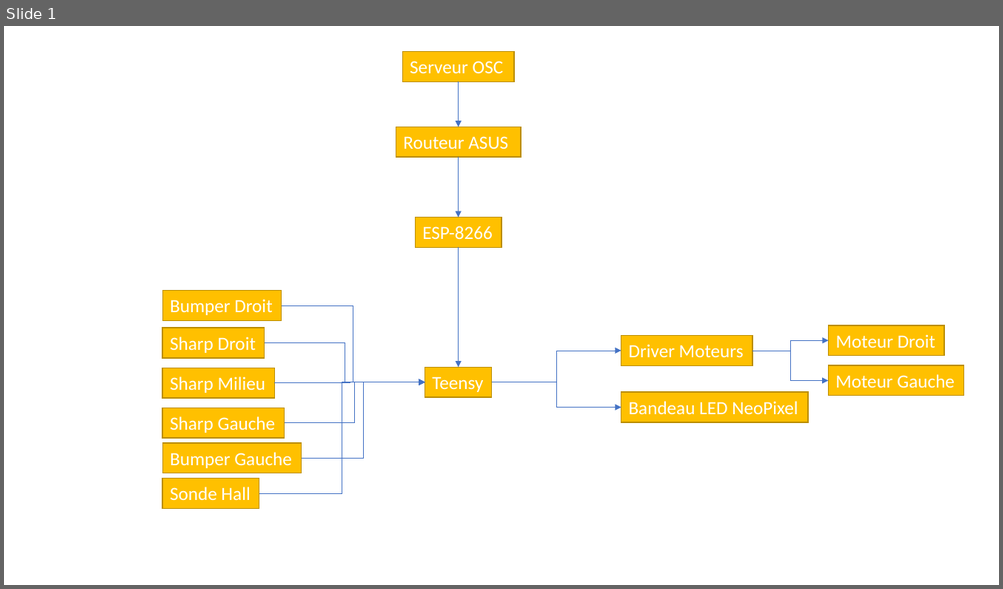
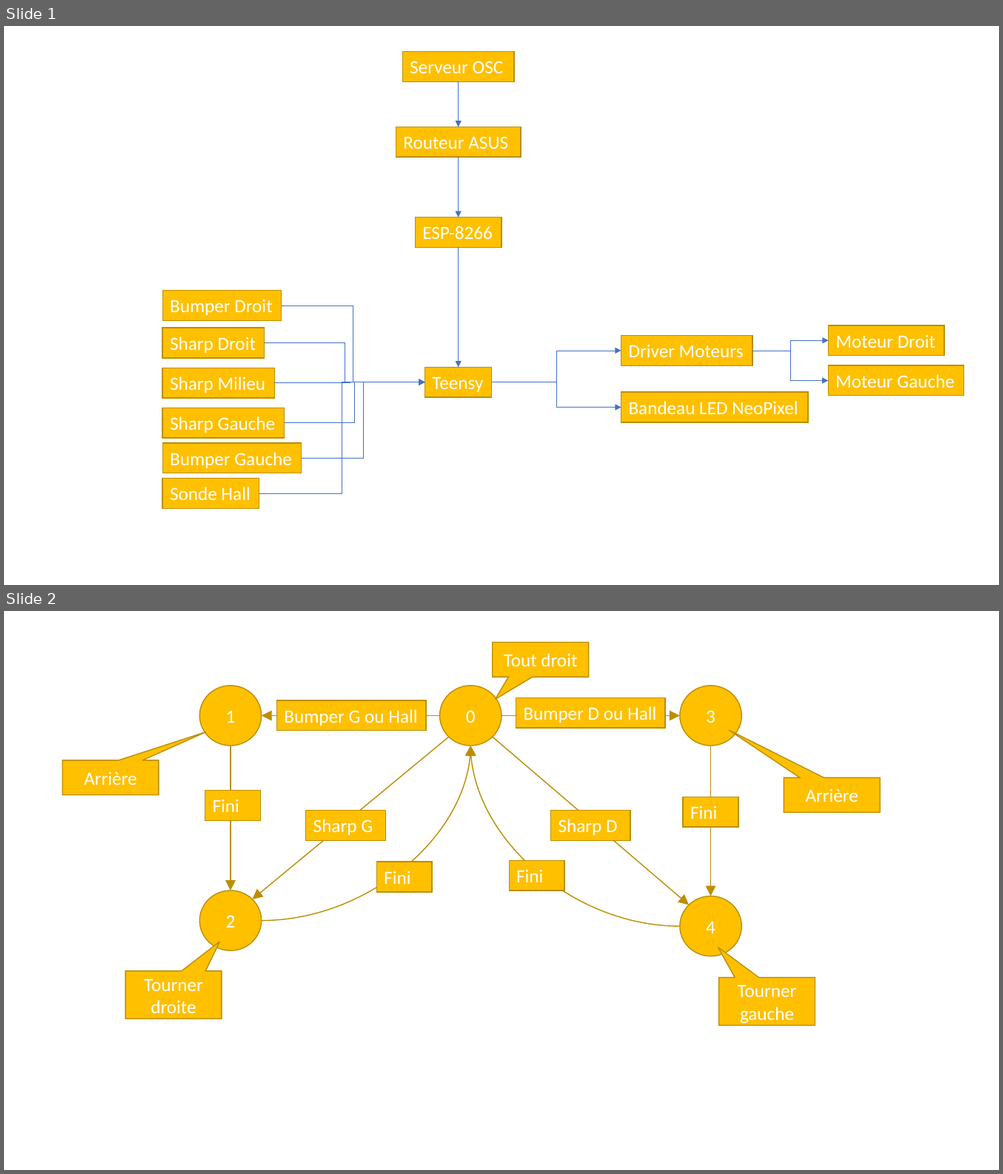
Before and after one commit to ThotAlion/Sniper, a slide deck: documentation/schema archi.pptx. Shown one above the other, each under a label of ours: slide 1 before the commit, slides 1 and 2 after it. The pictures are 1003x589 and 1003x1174 pixels, drawn with LibreOffice and Linux fonts; fonts in the diff are those of the drawing. Boxes give left, top, right and bottom in pixels: in the first picture for what was removed or moved away, otherwise in the second. Text is boxed around its words. In the diff, an @@ line names an element or a change of style, - is before the commit and + after.

```diff
--- a/documentation/schema archi.pptx
+++ b/documentation/schema archi.pptx
@@ slide 2 added at <box>4,611,999,1170</box>, background #FFFFFF @@
@@ speech box added at <box>492,642,589,677</box>, fill #FFC000, outline #BD8E00 1 pt, 18 pt, text #FFFFFF @@
+Tout droit
@@ ellipse added at <box>199,686,262,746</box>, fill #FFC000, outline #BD8E00 1 pt, 18 pt, text #FFFFFF @@
+1
@@ ellipse added at <box>440,686,502,746</box>, fill #FFC000, outline #BD8E00 1 pt, 18 pt, text #FFFFFF @@
+0
@@ rectangle added at <box>516,698,665,728</box>, fill #FFC000, outline #BD8E00 1 pt, 18 pt, text #FFFFFF @@
+Bumper D ou Hall
@@ ellipse added at <box>680,686,742,746</box>, fill #FFC000, outline #BD8E00 1 pt, 18 pt, text #FFFFFF @@
+3
@@ arrow added from (440, 715) to (262, 715), #BD8E00 1 pt @@
@@ rectangle added at <box>277,701,427,730</box>, fill #FFC000, outline #BD8E00 1 pt, 18 pt, text #FFFFFF @@
+Bumper G ou Hall
@@ arrow added from (502, 715) to (680, 715), #BD8E00 1 pt @@
@@ arrow added from (449, 737) to (253, 900), #BD8E00 1 pt @@
@@ arrow added from (492, 737) to (689, 905), #BD8E00 1 pt @@
@@ speech box added at <box>62,760,159,795</box>, fill #FFC000, outline #BD8E00 1 pt, 18 pt, text #FFFFFF @@
+Arrière
@@ arrow added from (231, 746) to (231, 891), #BD8E00 1 pt @@
@@ curved arrow added from (262, 920) to (470, 746), #BD8E00 1 pt @@
@@ curved arrow added from (680, 926) to (470, 746), #BD8E00 1 pt @@
@@ arrow added from (711, 746) to (711, 897), #BD8E00 1 pt @@
@@ speech box added at <box>784,778,880,812</box>, fill #FFC000, outline #BD8E00 1 pt, 18 pt, text #FFFFFF @@
+Arrière
@@ rectangle added at <box>205,791,261,820</box>, fill #FFC000, outline #BD8E00 1 pt, 18 pt, text #FFFFFF @@
+Fini
@@ rectangle added at <box>306,810,386,841</box>, fill #FFC000, outline #BD8E00 1 pt, 18 pt, text #FFFFFF @@
+Sharp G
@@ rectangle added at <box>551,810,631,841</box>, fill #FFC000, outline #BD8E00 1 pt, 18 pt, text #FFFFFF @@
+Sharp D
@@ rectangle added at <box>683,797,738,826</box>, fill #FFC000, outline #BD8E00 1 pt, 18 pt, text #FFFFFF @@
+Fini
@@ rectangle added at <box>376,863,432,892</box>, fill #FFC000, outline #BD8E00 1 pt, 18 pt, text #FFFFFF @@
+Fini
@@ rectangle added at <box>509,861,564,891</box>, fill #FFC000, outline #BD8E00 1 pt, 18 pt, text #FFFFFF @@
+Fini
@@ ellipse added at <box>199,891,262,951</box>, fill #FFC000, outline #BD8E00 1 pt, 18 pt, text #FFFFFF @@
+2
@@ ellipse added at <box>680,897,742,957</box>, fill #FFC000, outline #BD8E00 1 pt, 18 pt, text #FFFFFF @@
+4
@@ speech box added at <box>125,971,222,1019</box>, fill #FFC000, outline #BD8E00 1 pt, 18 pt, text #FFFFFF @@
+Tourner droite
@@ speech box added at <box>719,978,815,1026</box>, fill #FFC000, outline #BD8E00 1 pt, 18 pt, text #FFFFFF @@
+Tourner gauche
```
Also in this commit, not shown: 2 other files.
